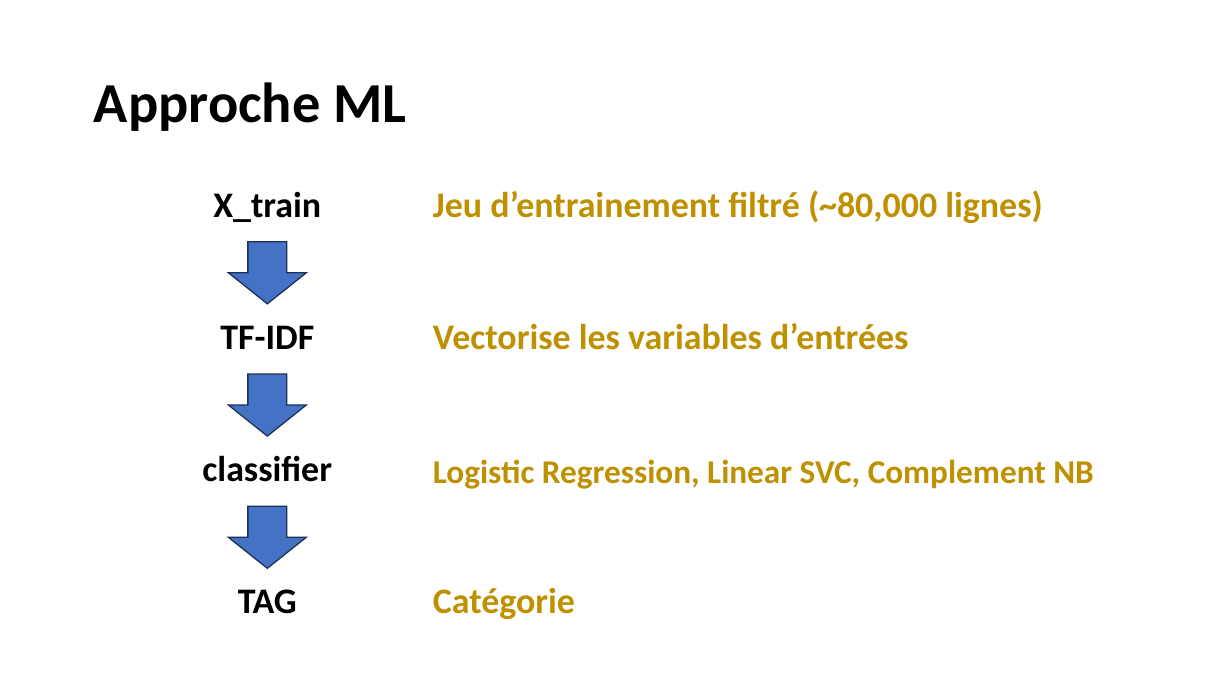
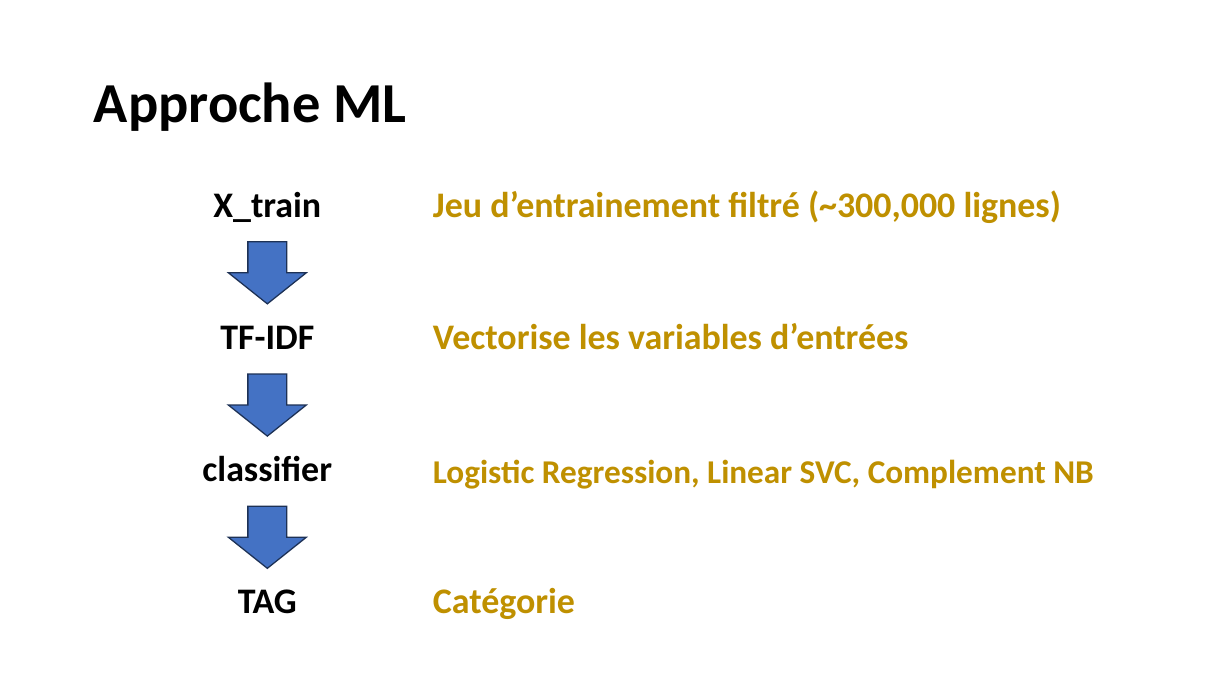
Before and after one commit to Ace4teaM/OCR-ZenAssist, a slide deck: slide 17 of Présentation.pptx. Drawn at 1232x693 pixels with LibreOffice and Linux fonts; fonts in the diff are those of the drawing. Boxes give left, top, right and bottom in pixels: in the first picture for what was removed or moved away, otherwise in the second. Text is boxed around its words. In the diff, an @@ line names an element or a change of style, - is before the commit and + after.

```diff
--- a/Présentation.pptx
+++ b/Présentation.pptx
@@ text at (433, 190, 1061, 223): text changed @@
-Jeu d’entrainement filtré (~80,000 lignes)
+Jeu d’entrainement filtré (~300,000 lignes)
```
Also in this commit, not shown: 9 other slides changed, 1 slide removed.
